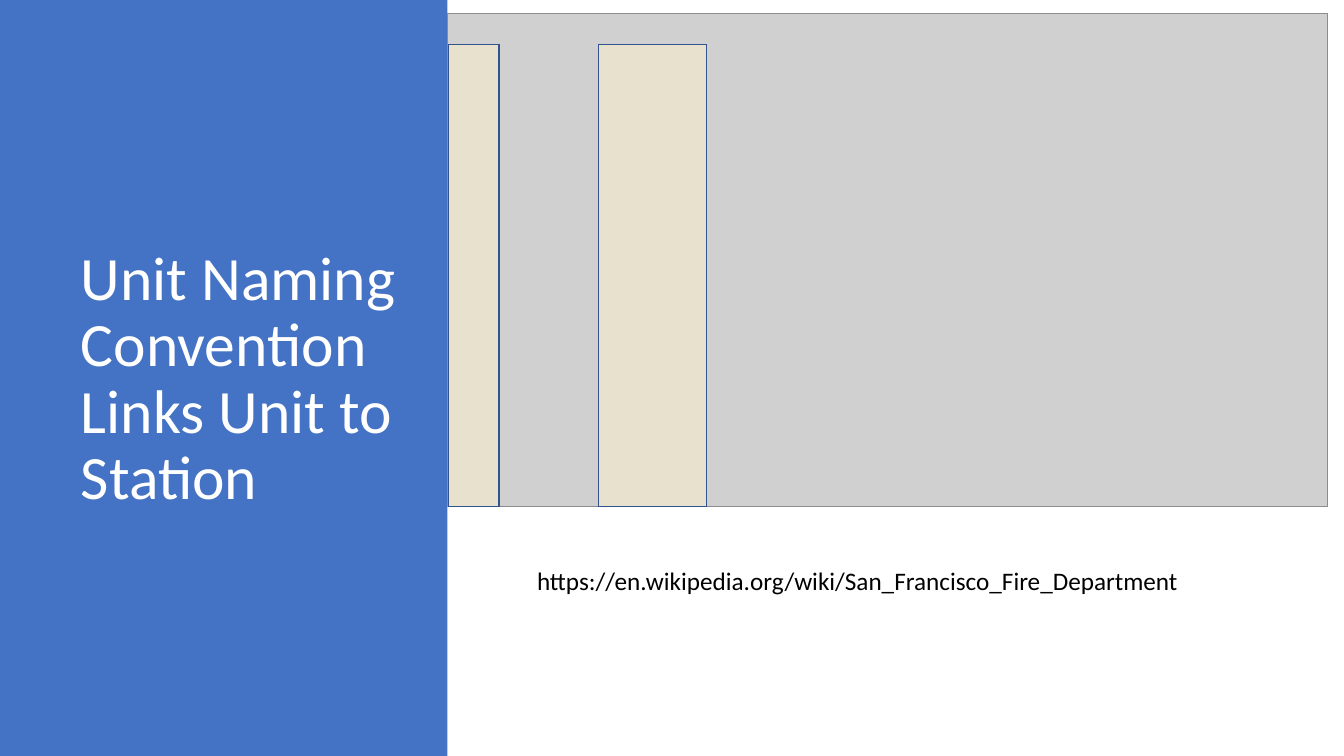
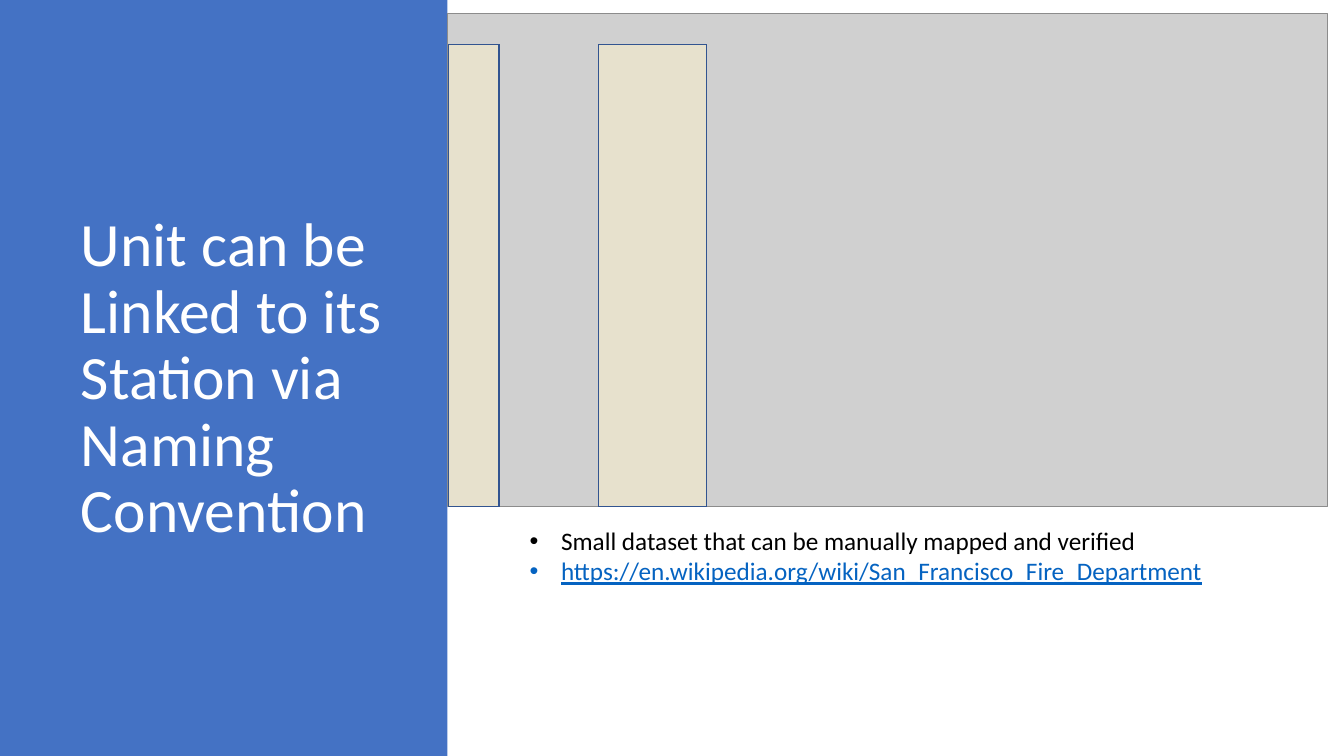
Before and after one commit to mjgood4/firstrespondersites, a slide deck: slide 6 of Exploratory Data Analysis.pptx. Drawn at 1344x756 pixels with LibreOffice and Linux fonts; fonts in the diff are those of the drawing; grey boxes stand for pictures. Boxes give left, top, right and bottom in pixels: in the first picture for what was removed or moved away, otherwise in the second. Text is boxed around its words. In the diff, an @@ line names an element or a change of style, - is before the commit and + after.

```diff
--- a/Exploratory Data Analysis.pptx
+++ b/Exploratory Data Analysis.pptx
@@ title at [81, 223, 382, 533]: text changed @@
-Unit Naming Convention Links Unit to Station
+Unit can be Linked to its Station via Naming Convention
@@ text "Small dataset that can be ...": place and size @@
-text "Small dataset that can be ..." at [537, 572, 1177, 595]
+text "Small dataset that can be ..." at [561, 532, 1201, 585]
@@ text at [561, 532, 1135, 554]: paragraph added @@
+• Small dataset that can be manually mapped and verified
@@ text at [561, 562, 1201, 585]: text colour #000000 to #0563C1, underline on in "https://en.wikipedia.org/wiki/San_Francisco_Fire_Department"; bullet none to • @@
```
Also in this commit, not shown: 5 other slides changed, 1 slide added, 1 slide removed.
